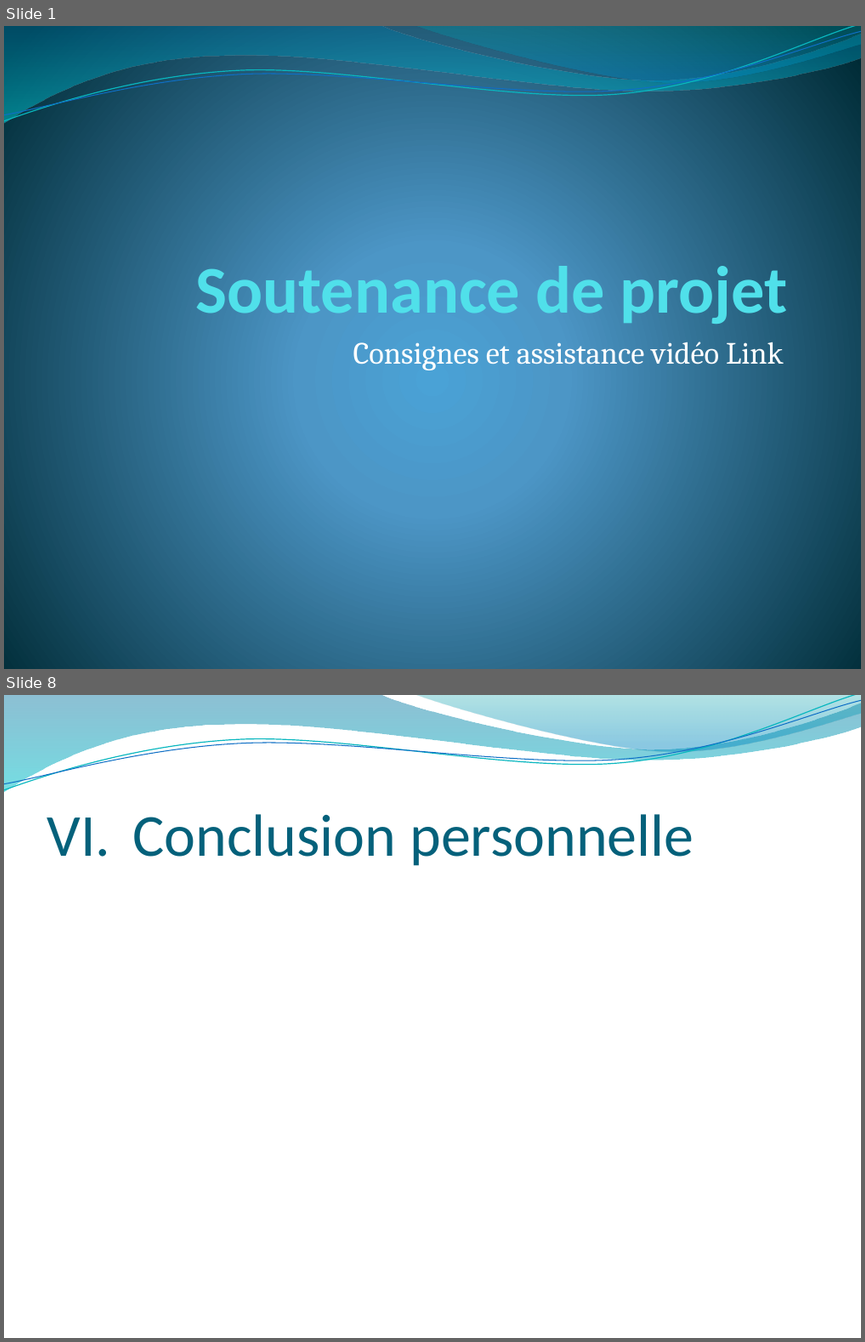
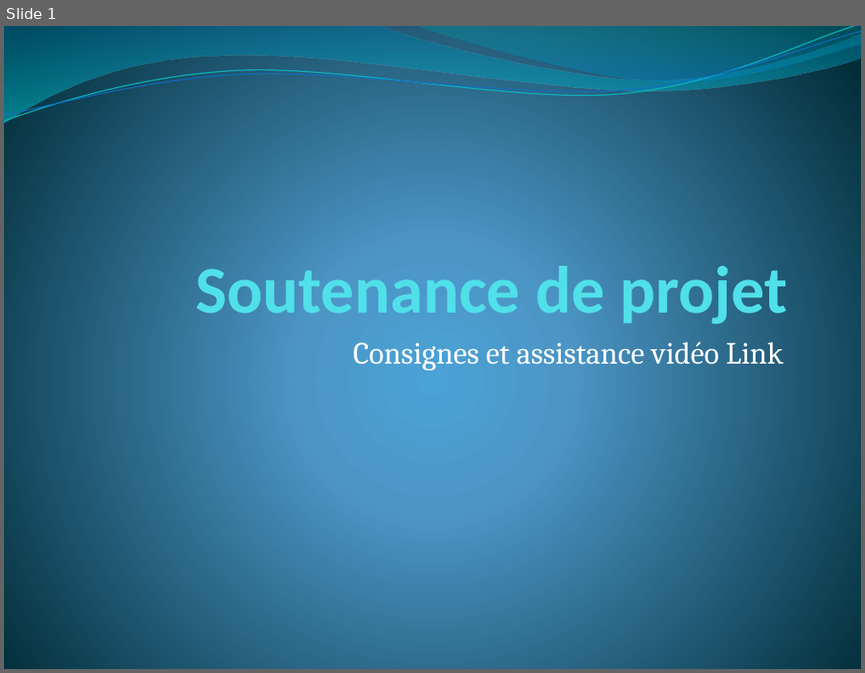
Before and after one commit to BTS2-Projet-1/BTS2-Projet-1.github.io, a slide deck: DossiersProjet_Locker_Control/[HOUDAYER_Pierre]_Rapport_Personel/[HOUDAYER]_SoutenanceDeProjet.pptx. Shown one above the other, each under a label of ours: slides 1 and 8 before the commit, slide 1 after it; the slides between them are not shown. The pictures are 865x1342 and 865x673 pixels, drawn with LibreOffice and Linux fonts; fonts in the diff are those of the drawing; background and template pictures are left out. Boxes give left, top, right and bottom in pixels: in the first picture for what was removed or moved away, otherwise in the second. Text is boxed around its words. In the diff, an @@ line names an element or a change of style, - is before the commit and + after.

```diff
--- a/DossiersProjet_Locker_Control/[HOUDAYER_Pierre]_Rapport_Personel/[HOUDAYER]_SoutenanceDeProjet.pptx
+++ b/DossiersProjet_Locker_Control/[HOUDAYER_Pierre]_Rapport_Personel/[HOUDAYER]_SoutenanceDeProjet.pptx
@@ slide 8 removed at [4,695,861,1338], background picture (left out); not listed: 4 template elements that a slide beside it also shows @@
@@ title removed at [46,814,693,866] @@
-VI. Conclusion personnelle
```
Also in this commit, not shown: 7 slides changed, 1 slide added, 2 other files.
